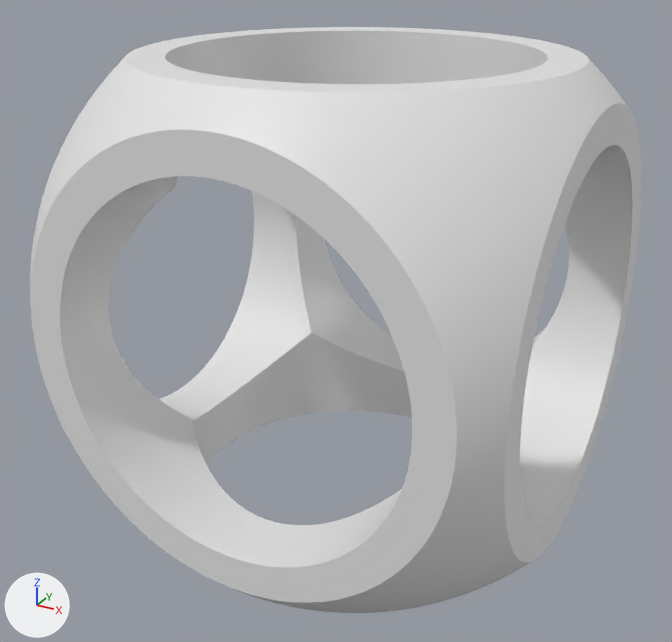
The glTF model images/models/csg.glb, before and after one commit.
One viewpoint serves both versions: a 50 mm camera at (1.307, -2.496, 1.126) aimed at (-0.032, -0.063, -0.09). Every picture has the same lights, and +X, +Y and +Z are marked at lower left. The older version comes first. Where no turn or scale is listed for an object, it has been applied to the vertices. Vertices at exactly the same position are counted once.

In view in the first picture: '=>[0:1:1:2]'.
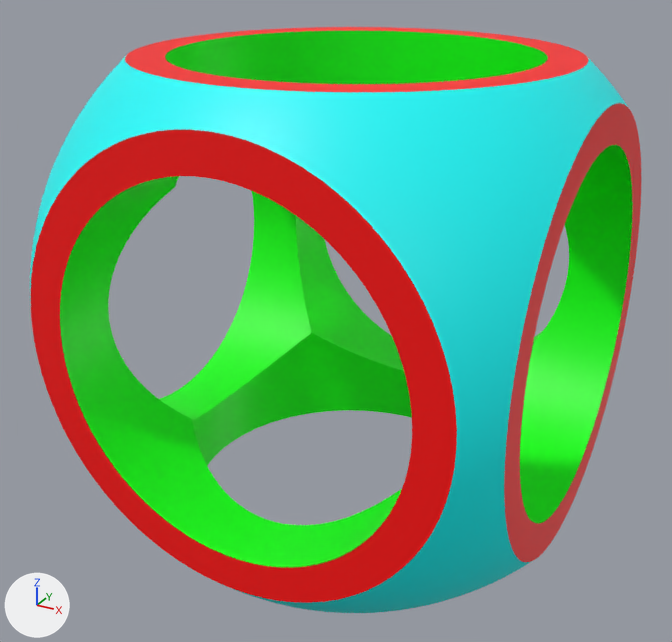
Patch to the scene script:
```diff
--- a/images/models/csg.glb.py
+++ b/images/models/csg.glb.py
@@ mat_mat_1 @@
+mat_mat_1 = principled_material('mat_1')
+mat_mat_1.base_color = (0.0, 1.0, 1.0)  # cyan #00ffff
@@ mat_mat_0 @@
+mat_mat_0 = principled_material('mat_0')
+mat_mat_0.base_color = (1.0, 0.0, 0.0)  # red #ff0000
@@ mat_mat_2 @@
+mat_mat_2 = principled_material('mat_2')
+mat_mat_2.base_color = (0.0, 1.0, 0.0)  # green #00ff00
@@ me_solid @@
 me_solid.from_pydata(...)  # 5234 vertices, 10484 faces; spans x -0.75..0.75, y -0.75..0.75, z -0.75..0.75
 # used by ob_0_1_1_2; location = (0.0, 0.0, 0.0)
+# me_solid part 1: 961 of the faces centred in x -0.75..0.75, y -0.75..0.75, z -0.75..0.75 switch from no material to mat_mat_0 (red #ff0000)
+# me_solid part 2: 2329 of the faces centred in x -0.75..0.75, y -0.74..0.74, z -0.75..0.75 switch from no material to mat_mat_1 (cyan #00ffff)
+# me_solid part 3: 7194 of the faces centred in x -0.74..0.75, y -0.74..0.74, z -0.74..0.74 switch from no material to mat_mat_2 (green #00ff00)
```

Boxes (x1, y1, x2, y2) around the edits, measured in the pictures (672 x 642 px):
part 1 of me_solid, recoloured (white to red): (30, 27, 641, 603) in both
part 2 of me_solid, recoloured (white to cyan): (30, 56, 628, 613) in both
part 3 of me_solid, recoloured (white to green): (60, 31, 633, 567) in both
